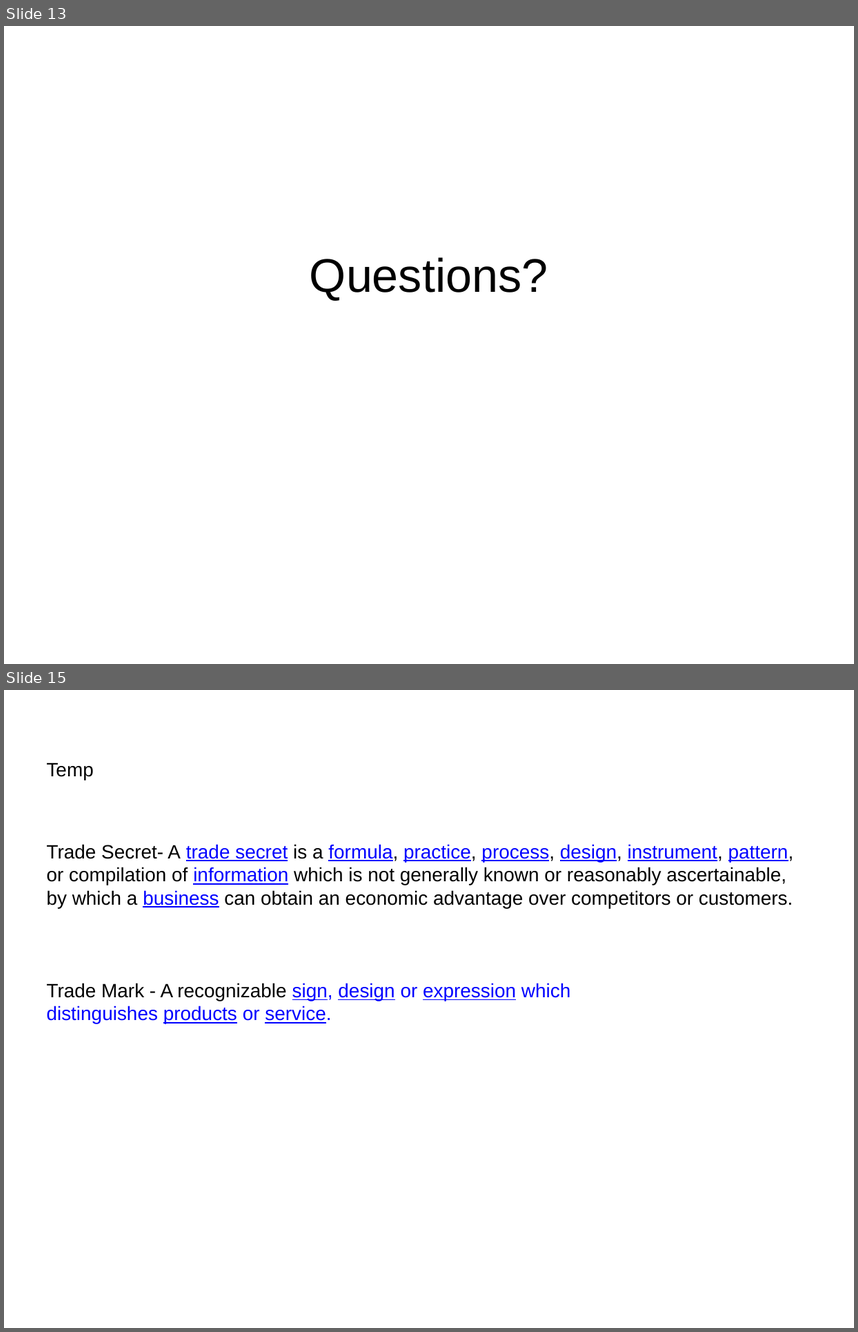
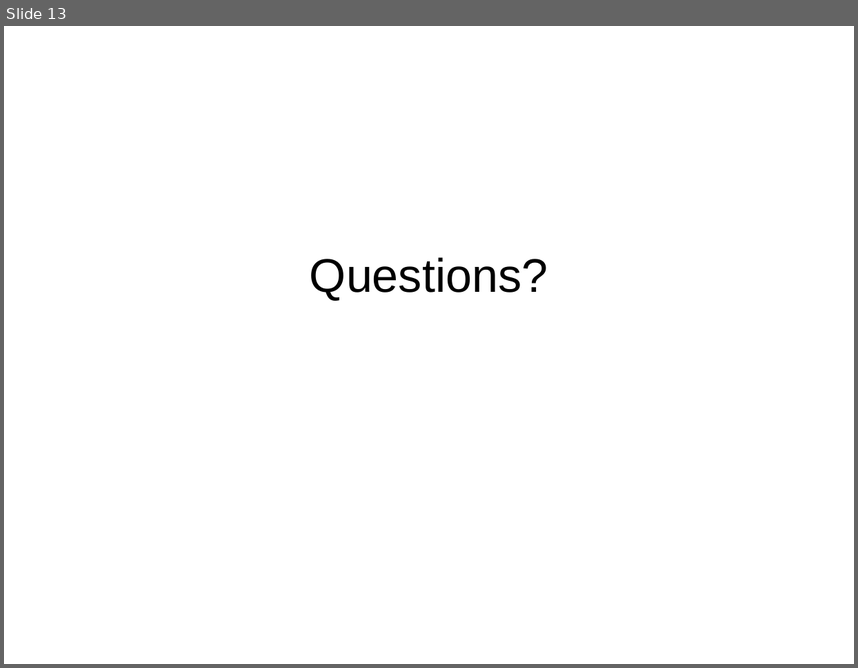
Before and after one commit to Matzkee/TeamProject, a slide deck: Documents/Team G - Intellectual Property in Software.pptx. Shown one above the other, each under a label of ours: slides 13 and 15 before the commit, slide 13 after it; the slides between them are not shown. The pictures are 858x1332 and 858x668 pixels, drawn with LibreOffice and Linux fonts; fonts in the diff are those of the drawing; background and template pictures are left out. Boxes give left, top, right and bottom in pixels: in the first picture for what was removed or moved away, otherwise in the second. Text is boxed around its words. In the diff, an @@ line names an element or a change of style, - is before the commit and + after.

```diff
--- a/Documents/Team G - Intellectual Property in Software.pptx
+++ b/Documents/Team G - Intellectual Property in Software.pptx
@@ slide 15 removed at [4,690,854,1328], background picture (left out) @@
@@ text removed at [47,762,94,780] @@
-Temp
@@ text removed at [47,844,794,1024] @@
-Trade Secret- A trade secret is a formula, practice, process, design, instrument, pattern, or compilation of information which is not generally known or reasonably ascertainable, by which a business can obtain an economic advantage over competitors or customers.
-Trade Mark - A recognizable sign, design or expression which distinguishes products or service.
```
Also in this commit, not shown: 3 slides changed, 1 other slide removed.
